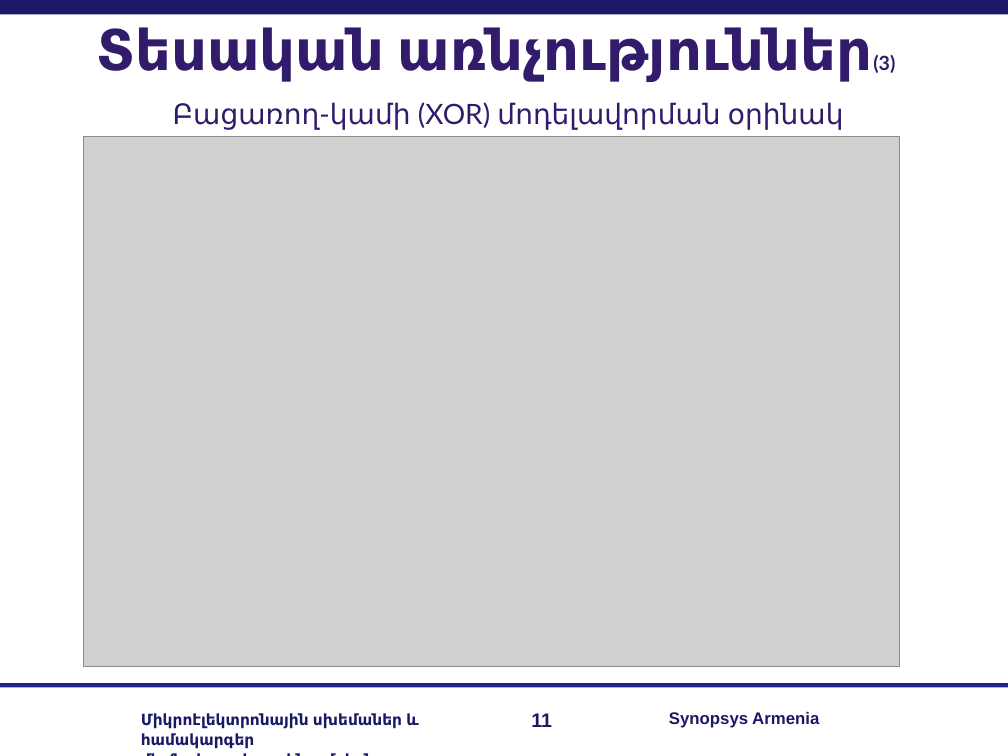
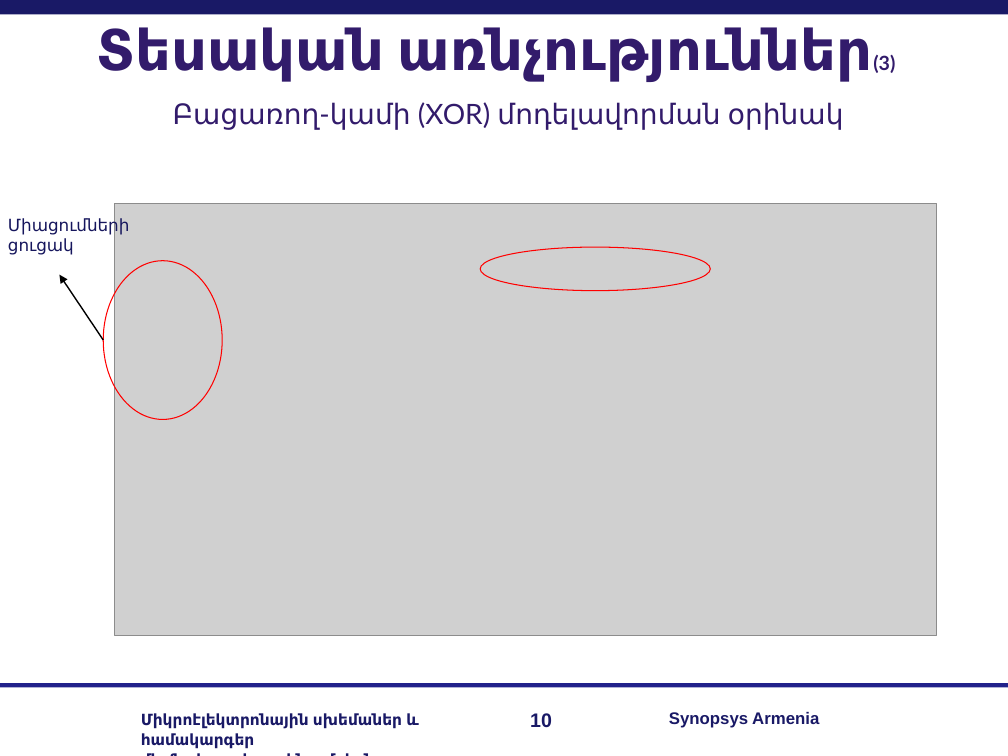
Before and after one commit to RazKarapetyan/Master_thesis, a slide deck: slide 10 of My real work/my_master_slides.ppt (slide 11 before the commit). Drawn at 1008x756 pixels with LibreOffice and Linux fonts; fonts in the diff are those of the drawing; grey boxes stand for pictures; background and template pictures are left out. Boxes give left, top, right and bottom in pixels: in the first picture for what was removed or moved away, otherwise in the second. Text is boxed around its words. In the diff, an @@ line names an element or a change of style, - is before the commit and + after.

```diff
--- a/My real work/my_master_slides.ppt
+++ b/My real work/my_master_slides.ppt
@@ picture: place and size @@
-picture at bbox=[84, 136, 900, 666]
+picture at bbox=[115, 204, 936, 636]
@@ text added at bbox=[8, 218, 129, 255], 12 pt, text #16165D @@
+Միացումների ցուցակ
@@ ellipse added at bbox=[103, 261, 222, 419], outline #FF0000 0.74 pt @@
@@ ellipse added at bbox=[480, 247, 710, 290], outline #FF0000 0.74 pt @@
@@ arrow added from (103, 340) to (59, 274), #000000 0.99 pt @@
@@ page number at bbox=[530, 713, 552, 728]: text changed @@
-11
+10
```
Also in this commit, not shown: 4 other slides changed, 1 slide added, 2 slides removed, 5 other files.
